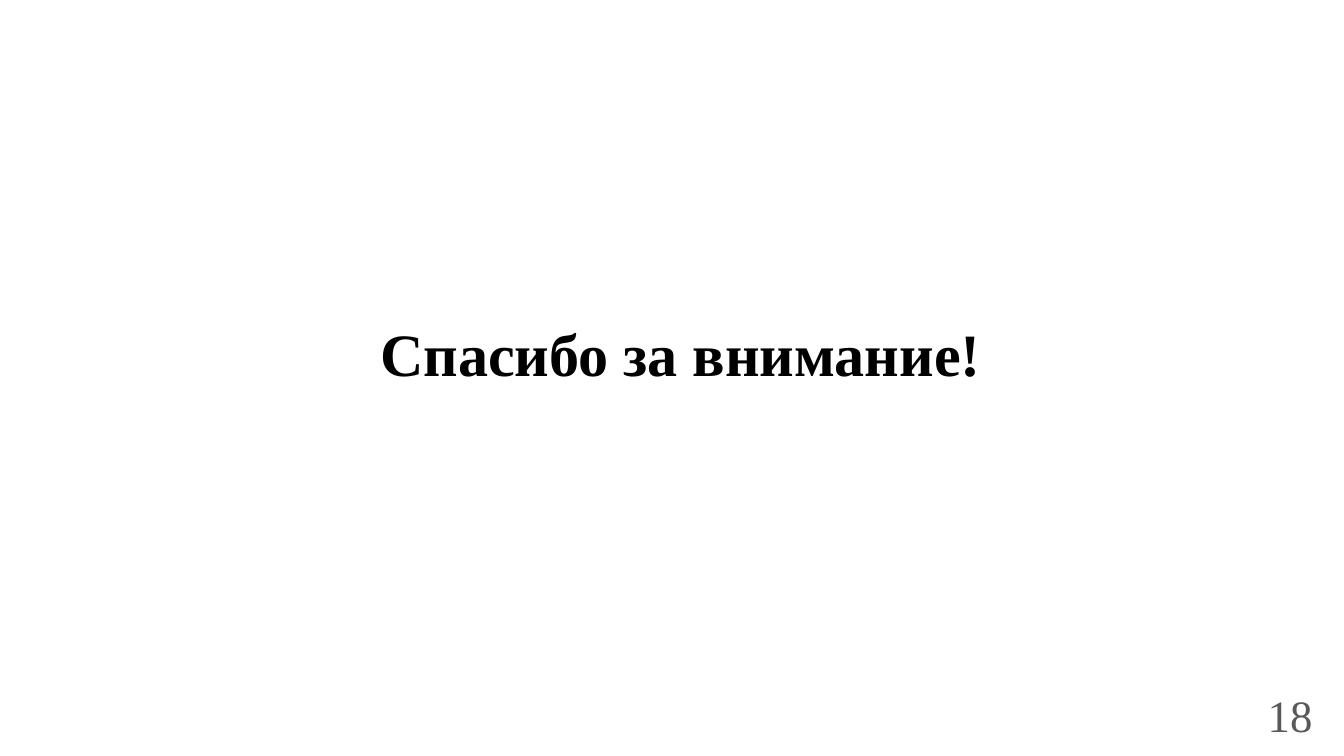
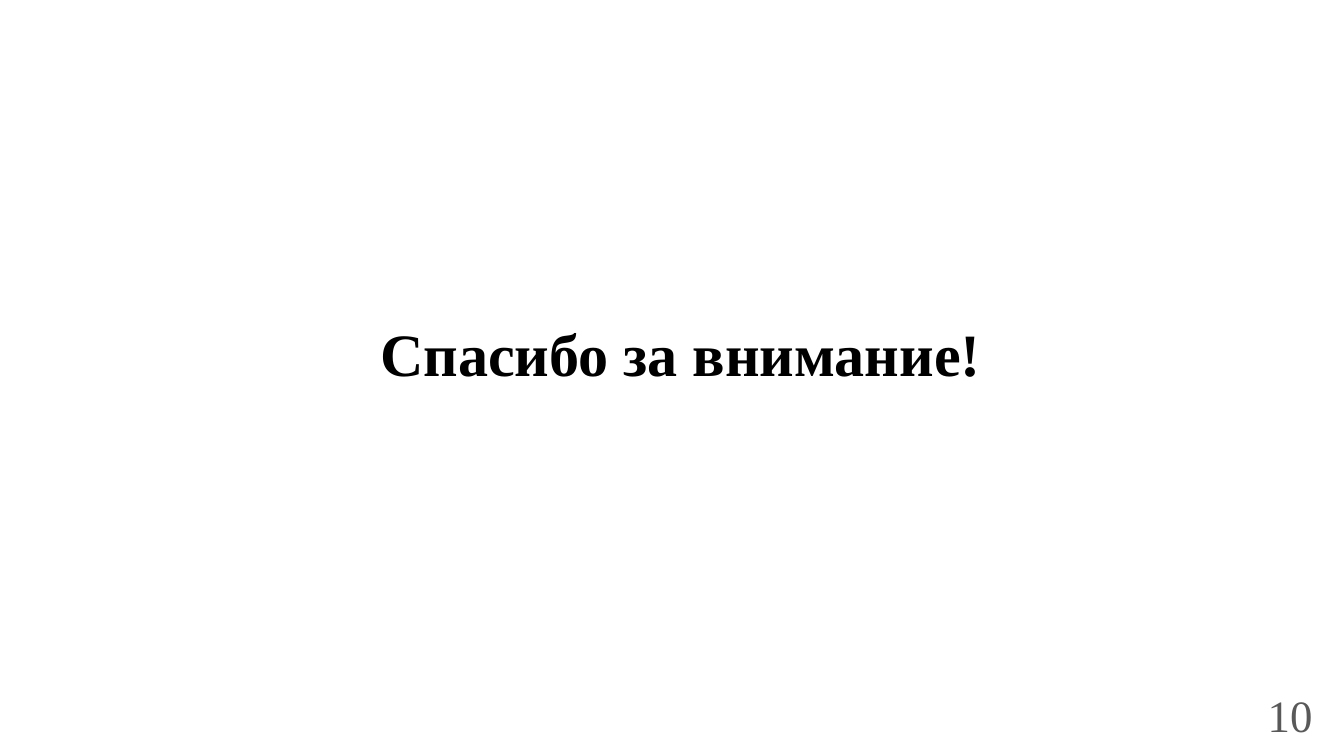
Before and after one commit to OkejoTM/Diploma, a slide deck: slide 10 of Presentation.pptx. Drawn at 1344x756 pixels with LibreOffice and Linux fonts; fonts in the diff are those of the drawing. Boxes give left, top, right and bottom in pixels: in the first picture for what was removed or moved away, otherwise in the second. Text is boxed around its words. In the diff, an @@ line names an element or a change of style, - is before the commit and + after.

```diff
--- a/Presentation.pptx
+++ b/Presentation.pptx
@@ text at (x1=1268, y1=702, x2=1313, y2=733): text changed @@
-18
+10
```
Also in this commit, not shown: 6 other slides changed, 1 other file.
